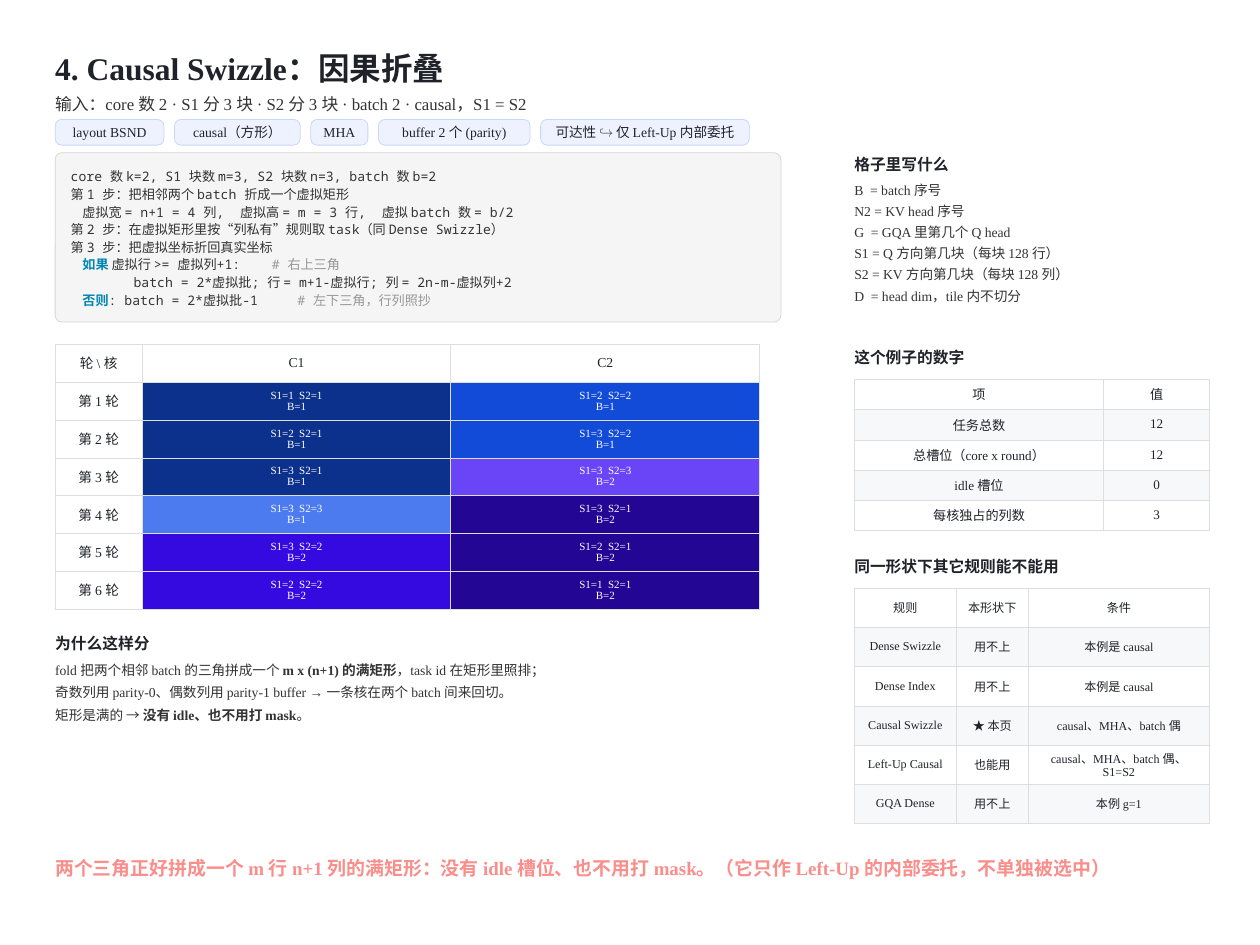
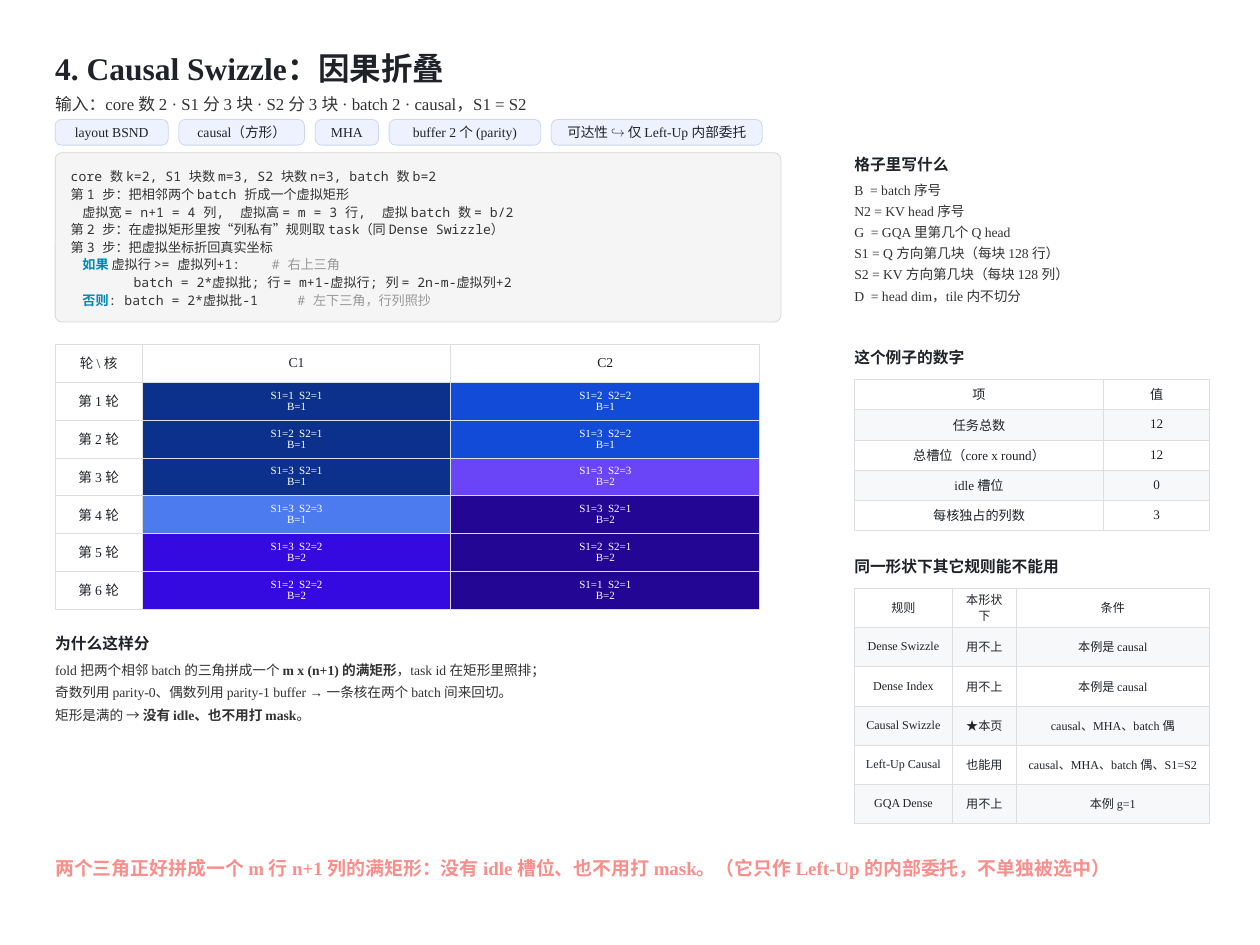
Before and after one commit to guomc9/SeeTen, a slide deck: slide 8 of cases/flash-attention-det-accum/out/v4-index-schedules.pptx. Drawn at 1260x945 pixels with LibreOffice and Linux fonts; fonts in the diff are those of the drawing. Boxes give left, top, right and bottom in pixels: in the first picture for what was removed or moved away, otherwise in the second. Text is boxed around its words. In the diff, an @@ line names an element or a change of style, - is before the commit and + after.

Commit message:
Fix width estimator for capital letters; widen the overview MHA/GQA column
est_text_width under-measured uppercase (0.62em vs real TNR ~0.70-0.92em), so
capital-heavy headers such as MHA/GQA were sized too narrow and got clipped by
the renderer. Uppercase now 0.70em (M/W 0.92em, slash 0.28em); the overview
MHA/GQA column widens 1.10 -> 1.40in and the last column text is shortened;
applicability panels rebalance columns/status text and drop to 11pt so the
predicate-derived conditions still fit. Deck regenerated: 0 out-of-bounds /
0 overlaps / 0 cell issues / 0 tight gaps; check_case ALL PASS.

```diff
--- a/cases/flash-attention-det-accum/out/v4-index-schedules.pptx
+++ b/cases/flash-attention-det-accum/out/v4-index-schedules.pptx
@@ rounded rectangle "layout BSND": place and size @@
-rounded rectangle "layout BSND" at [55, 119, 164, 145]
+rounded rectangle "layout BSND" at [55, 119, 169, 145]
@@ rounded rectangle "causal（方形）": place and size @@
-rounded rectangle "causal（方形）" at [175, 119, 300, 145]
+rounded rectangle "causal（方形）" at [179, 119, 305, 145]
@@ rounded rectangle "MHA": place and size @@
-rounded rectangle "MHA" at [311, 119, 368, 145]
+rounded rectangle "MHA" at [315, 119, 379, 145]
@@ rounded rectangle "buffer 2 个 (parity)": place and size @@
-rounded rectangle "buffer 2 个 (parity)" at [379, 119, 531, 145]
+rounded rectangle "buffer 2 个 (parity)" at [389, 119, 541, 145]
@@ rounded rectangle "可达性 ↪ 仅 Left-Up 内部委托": place and size @@
-rounded rectangle "可达性 ↪ 仅 Left-Up 内部委托" at [540, 119, 749, 145]
+rounded rectangle "可达性 ↪ 仅 Left-Up 内部委托" at [551, 119, 762, 145]
@@ table at [854, 588, 1209, 824] @@
-row 4, column 2: ★ 本页
+row 4, column 2: ★本页
```
Also in this commit, not shown: 7 other slides changed, 3 other files.
